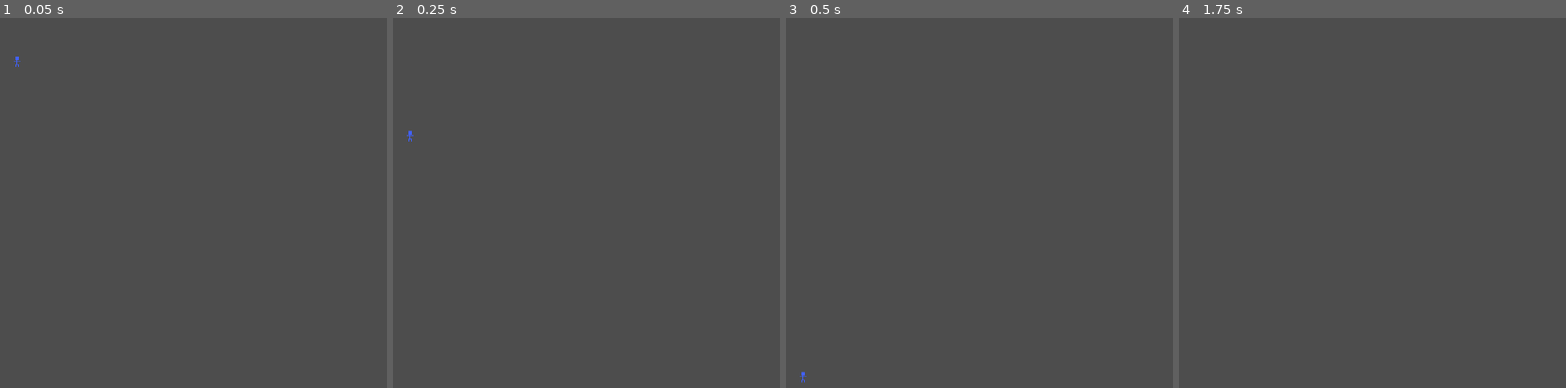
Above: before the commit, frames 1-4 (left to right).
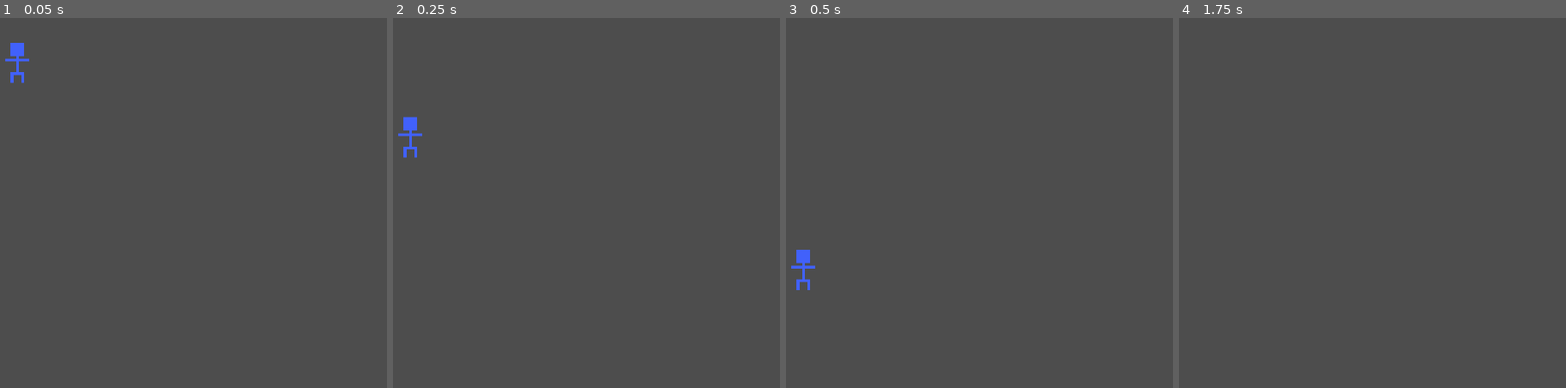
Above: after the commit, the same moments.

Repository: Octoan1/NES-Jam-2026
Game: Godot game, scene res://main.tscn
Two runs of this game, one before a commit and one after it. Both use one fixed random seed, a clock stepped at 60 frames per second and the inputs below.
Inputs:
- Up to frame 1 (0.05 s): no input
- Up to frame 2 (0.25 s): no input
- Up to frame 3 (0.5 s): no input
- Up to frame 4 (1.75 s): hold D (D_Pad_Right) from 0.53 s (still down); tap X (A_Button) at 0.6 s; tap Enter at 1.25 s; tap Z (B_Button) at 1.35 s

The runs differ from the first frame. In frame 1, 0.3% of the frame differs, in the area x 1-8%, y 6-18%; in frame 2, 0.3%; in frame 3, 0.3%, in the area x 1-8%, y 62-99%; in frame 4, nothing differs.

Commit message:
Adjusted variables

Diff:
--- a/Entities/Player.tscn
+++ b/Entities/Player.tscn
@@ -4,7 +4,7 @@
 [ext_resource type="Texture2D" uid="uid://dmcl1vnqtexq4" path="res://Aseprite/player_16x16.png" id="2_1iada"]
 
 [sub_resource type="RectangleShape2D" id="RectangleShape2D_41wu2"]
-size = Vector2(395, 397)
+size = Vector2(196.6822, 327.80368)
 
 [sub_resource type="RectangleShape2D" id="RectangleShape2D_1iada"]
 size = Vector2(287, 255.5)
@@ -13,11 +13,13 @@
 collision_layer = 8
 script = ExtResource("1_1iada")
 
-[node name="Sprite" type="Sprite2D" parent="." unique_id=934832511]
+[node name="Sprite" type="Sprite2D" parent="." unique_id=1970645673]
 texture = ExtResource("2_1iada")
+offset = Vector2(-0.5, 0)
 
 [node name="HitBox" type="CollisionShape2D" parent="." unique_id=1714244896]
-position = Vector2(0.5, -0.5)
+position = Vector2(0, 0.5)
+scale = Vector2(0.045759097, 0.045759097)
 shape = SubResource("RectangleShape2D_41wu2")
 
 [node name="AttackPivot" type="Node2D" parent="." unique_id=1609111732]
@@ -27,7 +29,8 @@
 collision_mask = 2
 
 [node name="CollisionShape2D" type="CollisionShape2D" parent="AttackPivot/SwordHitBox" unique_id=1584981506]
-position = Vector2(-315, 65)
+position = Vector2(10.5, 1)
+scale = Vector2(0.04158888, 0.04158888)
 shape = SubResource("RectangleShape2D_1iada")
 disabled = true
 debug_color = Color(0.9958411, 0, 0.20626324, 0.41960785)
--- a/Entities/player.gd
+++ b/Entities/player.gd
@@ -1,7 +1,7 @@
 extends CharacterBody2D
 
 
-const SPEED = 300.0
+const SPEED = 200.0
 const JUMP_VELOCITY = -400.0
 
 var player_facing = 1
@@ -16,15 +16,14 @@
 @export var  attack_duration: float = 0.15
 
 #Dash Variables
-@export var dash_speed: float = 2000.0
-@export var dash_duration: float = 0.2
+@export var dash_speed: float = 800.0
+@export var dash_duration: float = 0.1
 var is_dashing: bool = false
 var can_dash: bool = true
 
 
 
 func _ready() -> void:
-	sprite.flip_h = true
 	attack_pivot.visible = false
 	sword_hitbox.disabled = true
 
@@ -47,10 +46,10 @@
 	if direction:
 		velocity.x = direction * SPEED
 		if direction > 0:
+			sprite.flip_h = false
+		elif direction < 0:
 			sprite.flip_h = true
-		elif direction < 0:
-			sprite.flip_h = false
-		attack_pivot.scale.x = direction * -1
+		attack_pivot.scale.x = direction
 		player_facing = sign(direction)
 	else:
 		velocity.x = move_toward(velocity.x, 0, SPEED)
@@ -76,7 +75,6 @@
 	sword_hitbox.disabled = true
 
 func _start_dash() -> void:
-	print("Timer Started")
 	is_dashing = true
 	can_dash = false
 
@@ -85,7 +83,6 @@
 
 func _on_dash_timer_timeout() -> void:
 	is_dashing = false
-	print("Timer Finished")
 
 	await get_tree().create_timer(0.5).timeout
 	can_dash = true
--- a/main.tscn
+++ b/main.tscn
@@ -9,10 +9,9 @@
 
 [node name="Player" parent="." unique_id=316049185 instance=ExtResource("1_ig7tw")]
 position = Vector2(118, 89)
-scale = Vector2(0.2605514, 0.2605514)
 
 [node name="StaticBody2D" type="StaticBody2D" parent="." unique_id=396454737]
 
 [node name="CollisionShape2D" type="CollisionShape2D" parent="StaticBody2D" unique_id=612834343]
-position = Vector2(598, 576)
+position = Vector2(127, 271)
 shape = SubResource("RectangleShape2D_ig7tw")
